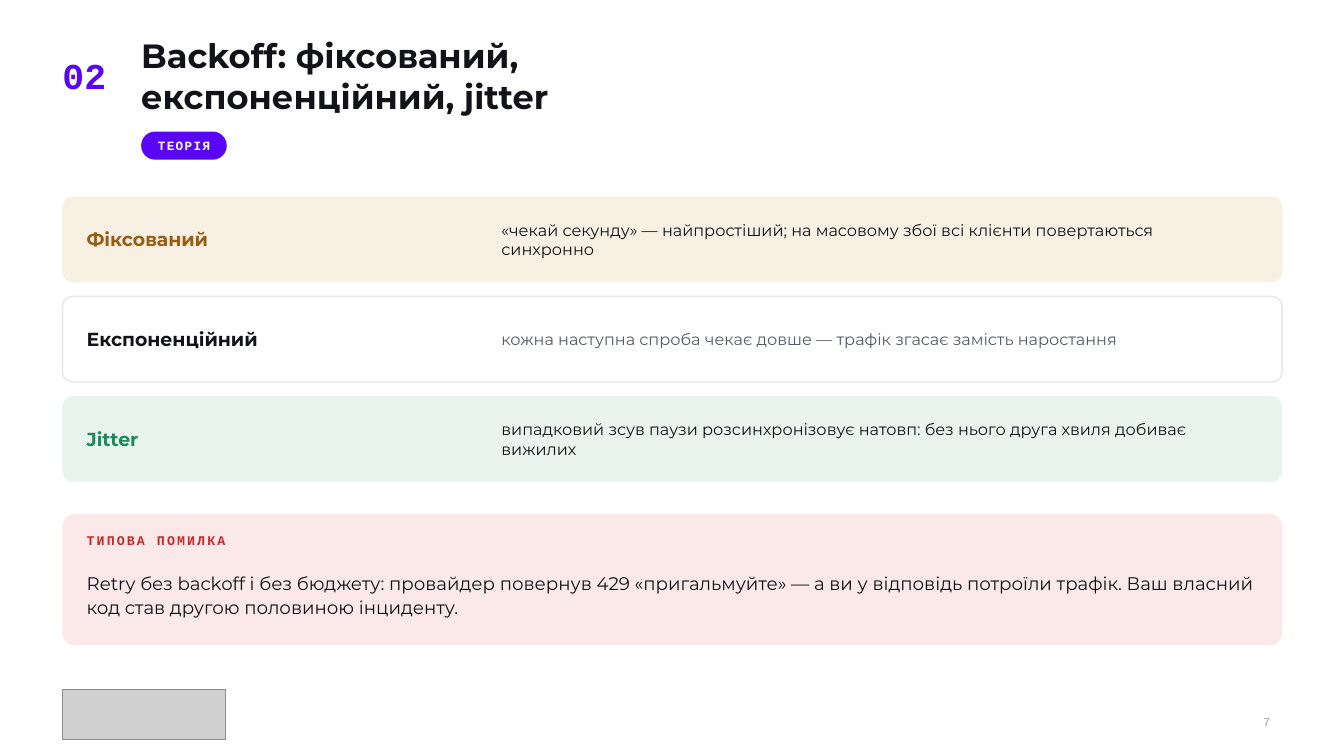
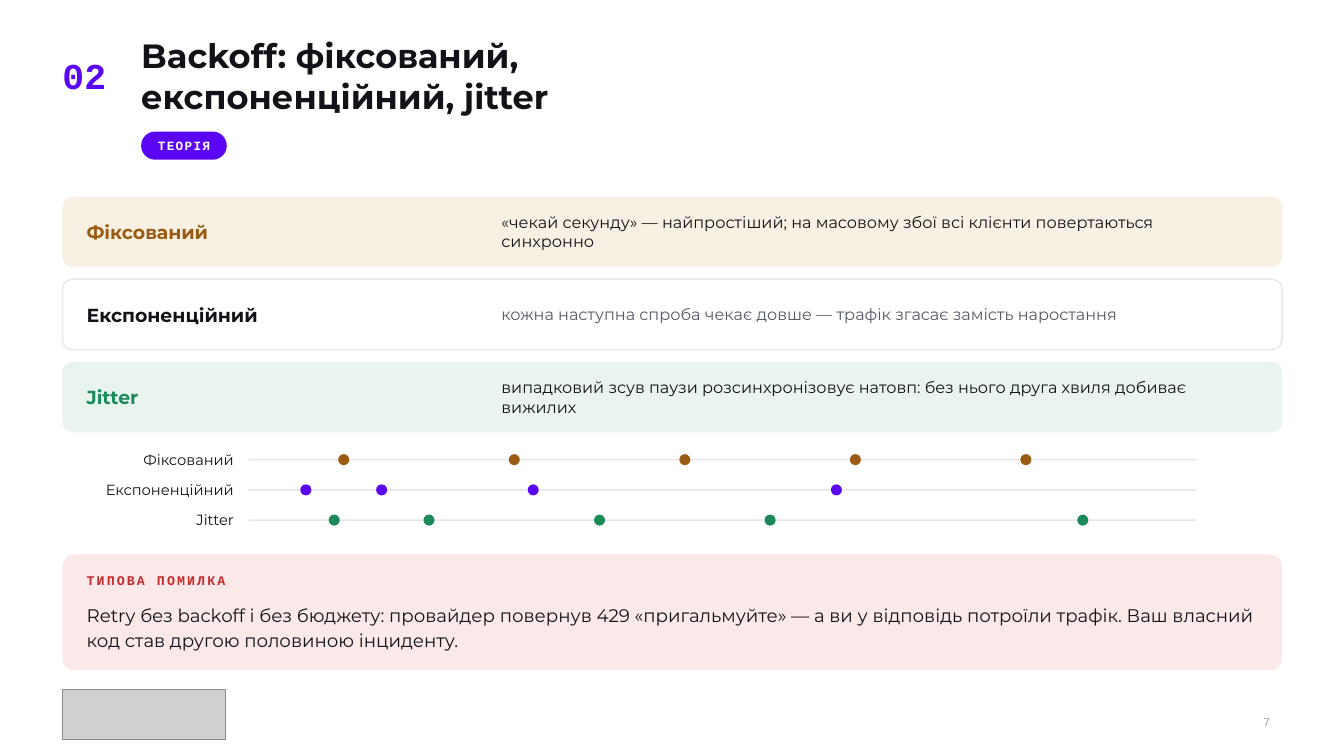
Before and after one commit to TarasFedorenkoFTV/llmops-bootcamp, a slide deck: slide 7 of docs/decks/L07.pptx. Drawn at 1344x756 pixels with LibreOffice and Linux fonts; fonts in the diff are those of the drawing; grey boxes stand for pictures. Boxes give left, top, right and bottom in pixels: in the first picture for what was removed or moved away, otherwise in the second. Text is boxed around its words. In the diff, an @@ line names an element or a change of style, - is before the commit and + after.

```diff
--- a/docs/decks/L07.pptx
+++ b/docs/decks/L07.pptx
@@ rounded rectangle: place and size @@
-rounded rectangle at (63, 197, 1282, 282)
+rounded rectangle at (63, 197, 1282, 267)
@@ text "Фіксований": place and size @@
-text "Фіксований" at (87, 231, 209, 247)
+text "Фіксований" at (87, 224, 209, 240)
@@ text "«чекай секунду» — найпростіший; на ...": place and size @@
-text "«чекай секунду» — найпростіший; на ..." at (501, 224, 1154, 258)
+text "«чекай секунду» — найпростіший; на ..." at (501, 216, 1154, 250)
@@ rounded rectangle: place and size @@
-rounded rectangle at (63, 296, 1282, 382)
+rounded rectangle at (63, 279, 1282, 350)
@@ text "Експоненційний": place and size @@
-text "Експоненційний" at (87, 331, 258, 349)
+text "Експоненційний" at (87, 307, 258, 325)
@@ text "кожна наступна спроба чекає довше ...": place and size @@
-text "кожна наступна спроба чекає довше ..." at (501, 333, 1117, 348)
+text "кожна наступна спроба чекає довше ..." at (501, 308, 1117, 323)
@@ rounded rectangle: place and size @@
-rounded rectangle at (63, 396, 1282, 482)
+rounded rectangle at (63, 362, 1282, 433)
@@ text "Jitter": place and size @@
-text "Jitter" at (87, 431, 139, 447)
+text "Jitter" at (87, 389, 139, 405)
@@ text "випадковий зсув паузи розсинхронізовує натовп: ...": place and size @@
-text "випадковий зсув паузи розсинхронізовує натовп: ..." at (501, 423, 1186, 455)
+text "випадковий зсув паузи розсинхронізовує натовп: ..." at (501, 381, 1186, 413)
@@ text added at (143, 454, 233, 466), 10.5 pt, text #111318 @@
+Фіксований
@@ line added from (249, 460) to (1197, 460), #E6E7EC 1 pt @@
@@ ellipse added at (338, 454, 349, 465), fill #9A5B12 @@
@@ ellipse added at (509, 454, 520, 465), fill #9A5B12 @@
@@ ellipse added at (680, 454, 691, 465), fill #9A5B12 @@
@@ ellipse added at (850, 454, 861, 465), fill #9A5B12 @@
@@ ellipse added at (1020, 454, 1031, 465), fill #9A5B12 @@
@@ text added at (106, 484, 234, 497), 10.5 pt, text #111318 @@
+Експоненційний
@@ line added from (249, 490) to (1197, 490), #E6E7EC 1 pt @@
@@ ellipse added at (300, 484, 312, 495), fill #5A05F4 @@
@@ ellipse added at (376, 484, 387, 495), fill #5A05F4 @@
@@ ellipse added at (528, 484, 539, 495), fill #5A05F4 @@
@@ ellipse added at (831, 484, 842, 495), fill #5A05F4 @@
@@ text added at (196, 514, 233, 525), 10.5 pt, text #111318 @@
+Jitter
@@ line added from (249, 520) to (1197, 520), #E6E7EC 1 pt @@
@@ ellipse added at (329, 515, 340, 526), fill #1B8A5A @@
@@ ellipse added at (423, 515, 435, 526), fill #1B8A5A @@
@@ ellipse added at (594, 515, 605, 526), fill #1B8A5A @@
@@ ellipse added at (764, 515, 775, 526), fill #1B8A5A @@
@@ ellipse added at (1078, 515, 1089, 526), fill #1B8A5A @@
@@ proportions changed in 4 elements at (63, 197, 1282, 267), (63, 279, 1282, 350), (63, 362, 1282, 433), (63, 555, 1282, 670) @@
@@ rounded rectangle: place and size @@
-rounded rectangle at (63, 514, 1282, 645)
+rounded rectangle at (63, 555, 1282, 670)
@@ text "ТИПОВА ПОМИЛКА": place and size @@
-text "ТИПОВА ПОМИЛКА" at (87, 536, 225, 545)
+text "ТИПОВА ПОМИЛКА" at (87, 576, 225, 585)
@@ text "Retry без backoff і без ...": place and size @@
-text "Retry без backoff і без ..." at (87, 576, 1253, 618)
+text "Retry без backoff і без ..." at (87, 608, 1253, 651)
```
Also in this commit, not shown: 3 other files.
